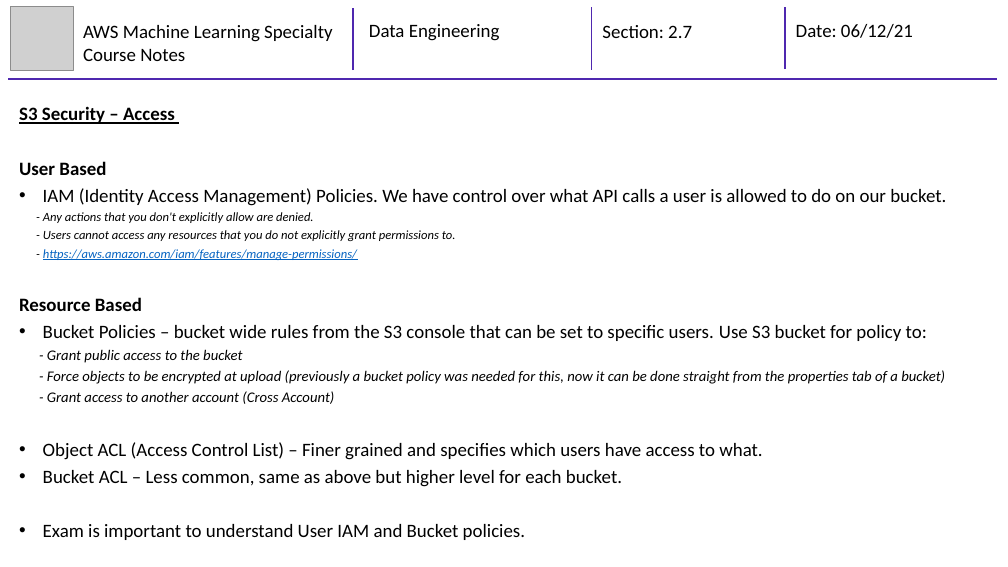
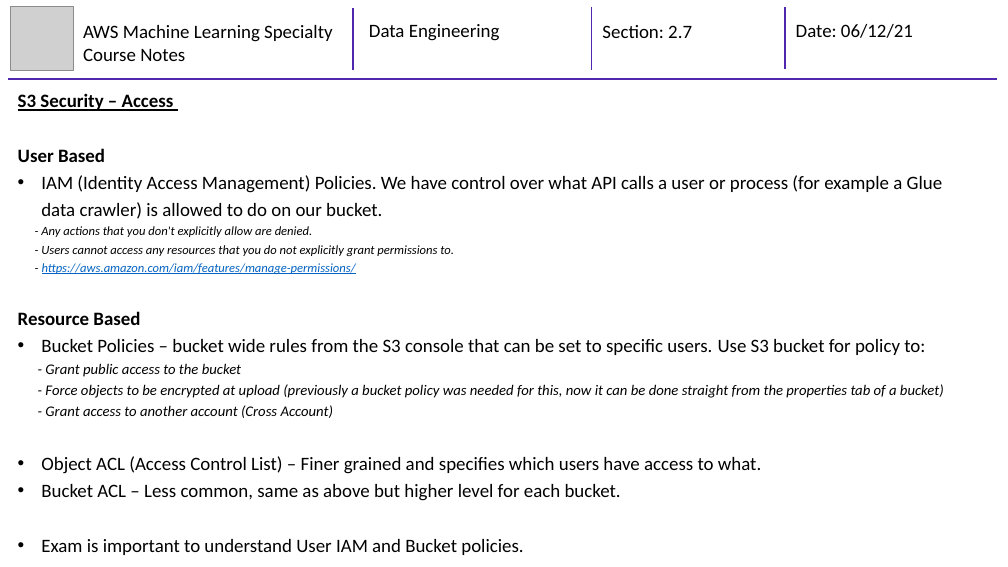
Before and after one commit to mhaythornthwaite/Testing_ML_Algorithms, a slide deck: slide 4 of AWS Machine Learning Specialty/Course Notes/2_MJH_Data_Engineering_Course_Notes.pptx. Drawn at 1008x567 pixels with LibreOffice and Linux fonts; fonts in the diff are those of the drawing; grey boxes stand for pictures. Boxes give left, top, right and bottom in pixels: in the first picture for what was removed or moved away, otherwise in the second. Text is boxed around its words. In the diff, an @@ line names an element or a change of style, - is before the commit and + after.

```diff
--- a/AWS Machine Learning Specialty/Course Notes/2_MJH_Data_Engineering_Course_Notes.pptx
+++ b/AWS Machine Learning Specialty/Course Notes/2_MJH_Data_Engineering_Course_Notes.pptx
@@ text "S3 Security – Access": place and size @@
-text "S3 Security – Access" at [19,106,946,540]
+text "S3 Security – Access" at [18,93,944,555]
@@ text at [41,175,943,219]: text changed @@
-• IAM (Identity Access Management) Policies. We have control over what API calls a user is allowed to do on our bucket.
+• IAM (Identity Access Management) Policies. We have control over what API calls a user or process (for example a Glue data crawler) is allowed to do on our bucket.
```
Also in this commit, not shown: 1 other slide changed, 2 slides added.
